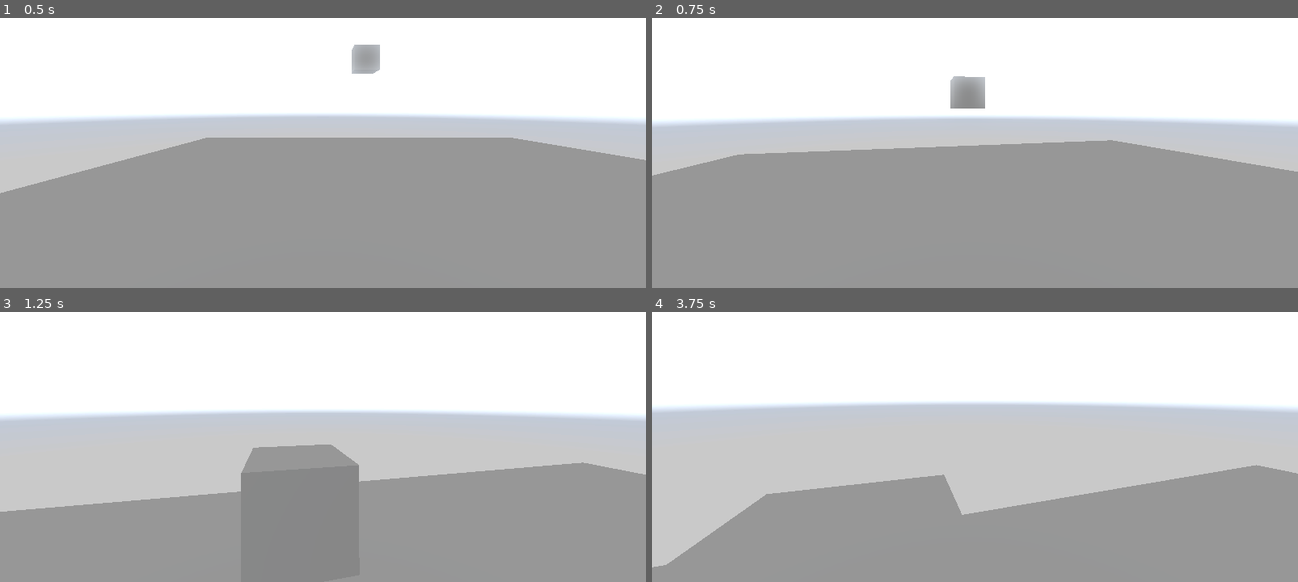
Above: before the commit, frames 1-4 (two rows, left to right).
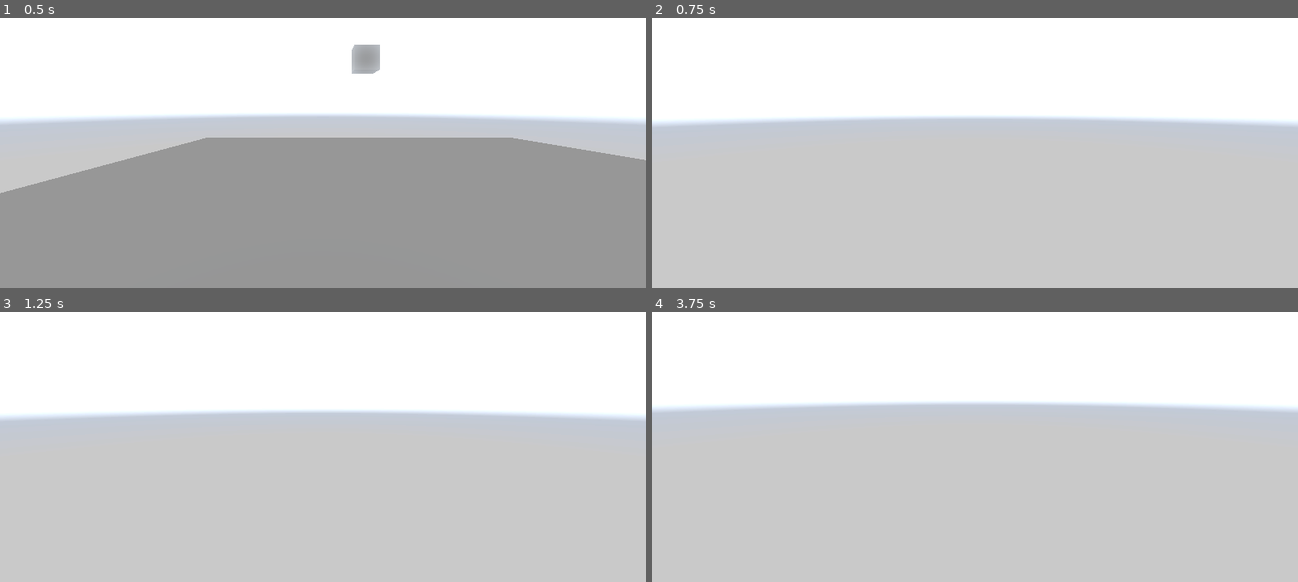
Above: after the commit, the same moments.

Repository: igorkll/EveryfunSandbox
Game: Godot game, scene res://world.tscn
Two runs of this game, one before a commit and one after it. Both use one fixed random seed, a clock stepped at 60 frames per second and the inputs below. A sky picture missing from this copy of the repository is replaced by a grey-blue gradient.
Inputs (mouse positions are in pixels of both pictures, inside the frame that each line leads up to):
- Up to frame 1 (0.5 s): no input
- Up to frame 2 (0.75 s): move the mouse to (1007, 104) at 0.52 s; hold W (move_forward) from 0.53 s (still down); hold Space (move_jump) from 0.53 s (still down)
- Up to frame 3 (1.25 s): keep holding W (move_forward); keep holding Space (move_jump)
- Up to frame 4 (3.75 s): keep holding W (move_forward); move the mouse to (942, 401) at 1.27 s; release Space (move_jump) at 1.28 s; tap Space (move_jump) at 1.35, 1.52, 1.82, 2.85, 3.02, 3.32 s; tap Enter at 2, 3.5 s; move the mouse to (987, 393) at 2.02 s; hold Space (move_jump) 2.03-2.78 s; move the mouse to (968, 406) at 2.77 s; move the mouse to (1020, 403) at 3.52 s; hold Space (move_jump) from 3.53 s (still down)

Frame 1 is identical in both runs. In frame 2, 51% of the frame differs, in the area x 0-100%, y 21-100%; in frame 3, 38%; in frame 4, 32%.

Commit message:
Update player.gd

Diff:
--- a/BlockWorld/player.gd
+++ b/BlockWorld/player.gd
@@ -1,7 +1,8 @@
 extends CharacterBody3D
 
-@export var speed = 10
-@export var fall_acceleration = 75
+var move_acceleration = 2
+var fall_acceleration = 75
+var jump_acceleration = 10
 
 func _physics_process(delta):
 	var direction = Vector3.ZERO
@@ -20,8 +21,11 @@
 	var camera_right = camera_basis.x.normalized()
 	var move_direction = (camera_direction * direction.z + camera_right * direction.x).normalized()
 
-	velocity.x = move_direction.x * speed
-	velocity.z = move_direction.z * speed
+	if Input.is_action_pressed("move_jump"):
+		velocity.y += jump_acceleration
+
+	velocity.x += move_direction.x * move_acceleration
+	velocity.z += move_direction.z * move_acceleration
 
 	if not is_on_floor():
 		velocity.y = velocity.y - (fall_acceleration * delta)
